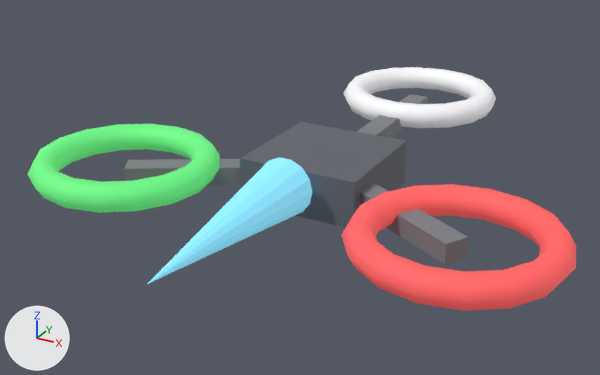
The glTF model static/models/uav-tricopter.glb as it was, and as the next commit left it.
Rendered twice from a 50 mm lens placed at (0.743, -1.461, 0.68), pointed at (-0.062, 0.001, -0.051). Lighting does not change. The marker at lower left points along +X, +Y and +Z. The older version comes first.

Objects in the first picture: 'uav-tricopter'.
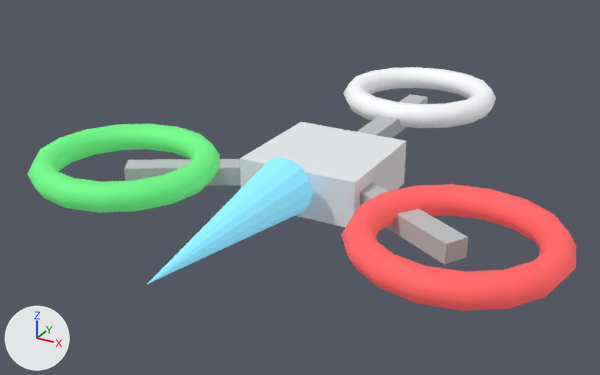
Pixel boxes (x1, y1, x2, y2) of what changed, in the pictures (600 x 375 px):
'uav-tricopter', recoloured (grey to white): (122, 94, 468, 265) in both

What the commit changed:
Material 'Material_0' (mat_material_0) changes colour from grey #65696f to white #eff0f2; in linear values from (0.13, 0.14, 0.16) to (0.86, 0.87, 0.89).
Material 'Material_1' (mat_material_1) changes colour from grey #818489 to light grey #c4c5c8; in linear values from (0.22, 0.23, 0.25) to (0.55, 0.56, 0.58).
